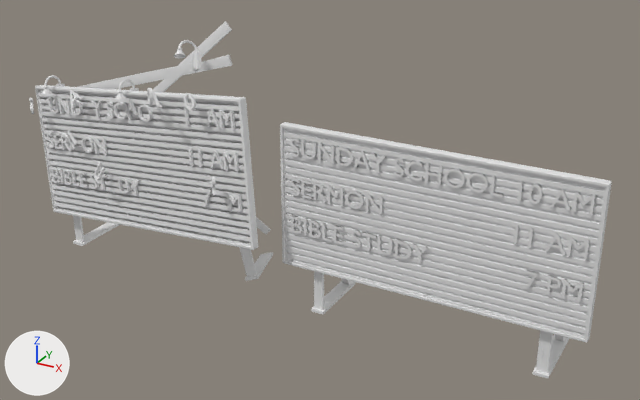
The FBX model Assets/Resources/3DAssets/Structures/ChruchSign-M00A.fbx as it was, and as the next commit left it.
Both versions are drawn from a 50 mm camera at (22.7, -26.1, 18.0) aimed at (7.7, 1.1, 4.4). The lights are fixed; the arrows at lower left show +X, +Y and +Z. Where no turn or scale is listed for an object, it has been applied to the vertices.

Script lines for the objects in view, before the commit:
```python
me_cube_005 = bpy.data.meshes.new('Cube.005')
me_cube_005.from_pydata(...)  # 2245 vertices, 2877 faces; spans x -5.9..5.9, y -1.08..1.92, z -0.07..7.57
me_cube_005.materials.append(mat_material_001)  # white #e7e7e7
me_cube_006 = bpy.data.meshes.new('Cube.006')
me_cube_006.from_pydata(...)  # 3117 vertices, 3725 faces; spans x -6.09..6.24, y -2.89..1.92, z -0.07..10.6
# faces by material slot: [212, 384, 2271, 42, 723, 93]
me_cube_006.materials.append(mat_wood)  # white #e7e7e7
me_cube_006.materials.append(mat_iron_001)  # white #e7e7e7
me_cube_006.materials.append(mat_letter)  # white #e7e7e7
me_cube_006.materials.append(mat_frameedge)  # white #e7e7e7
me_cube_006.materials.append(mat_material)  # white #e7e7e7
me_cube_006.materials.append(mat_material_002)  # white #e7e7e7
ob_chruchsign_001 = bpy.data.objects.new('Chruchsign.001', me_cube_005)
ob_chruchsign_001.location = (12.46, 1.2, 0.0)
ob_chruchsign_002 = bpy.data.objects.new('Chruchsign.002', me_cube_006)
ob_chruchsign_002.location = (0.0, 1.2, 0.0)
```
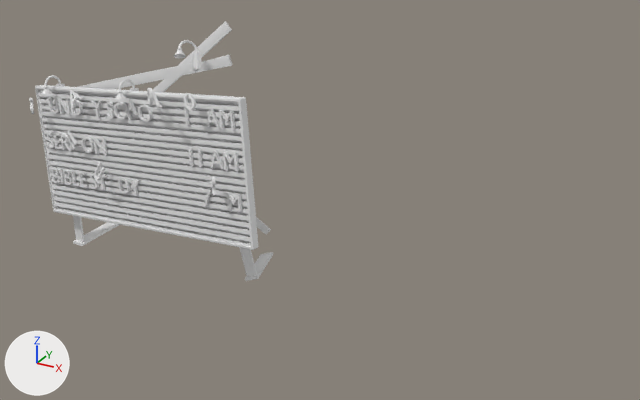
Location of each change, [x1, y1, x2, y2] in pixels of the pictures (640 x 400 px):
'Chruchsign.001', deleted: before [280, 122, 612, 379]

What changed in the scene script:
```text
Remove ob_chruchsign_001:
    ob_chruchsign_001 = bpy.data.objects.new('Chruchsign.001', me_cube_005)
    ob_chruchsign_001.location = (12.46, 1.2, 0.0)
```
